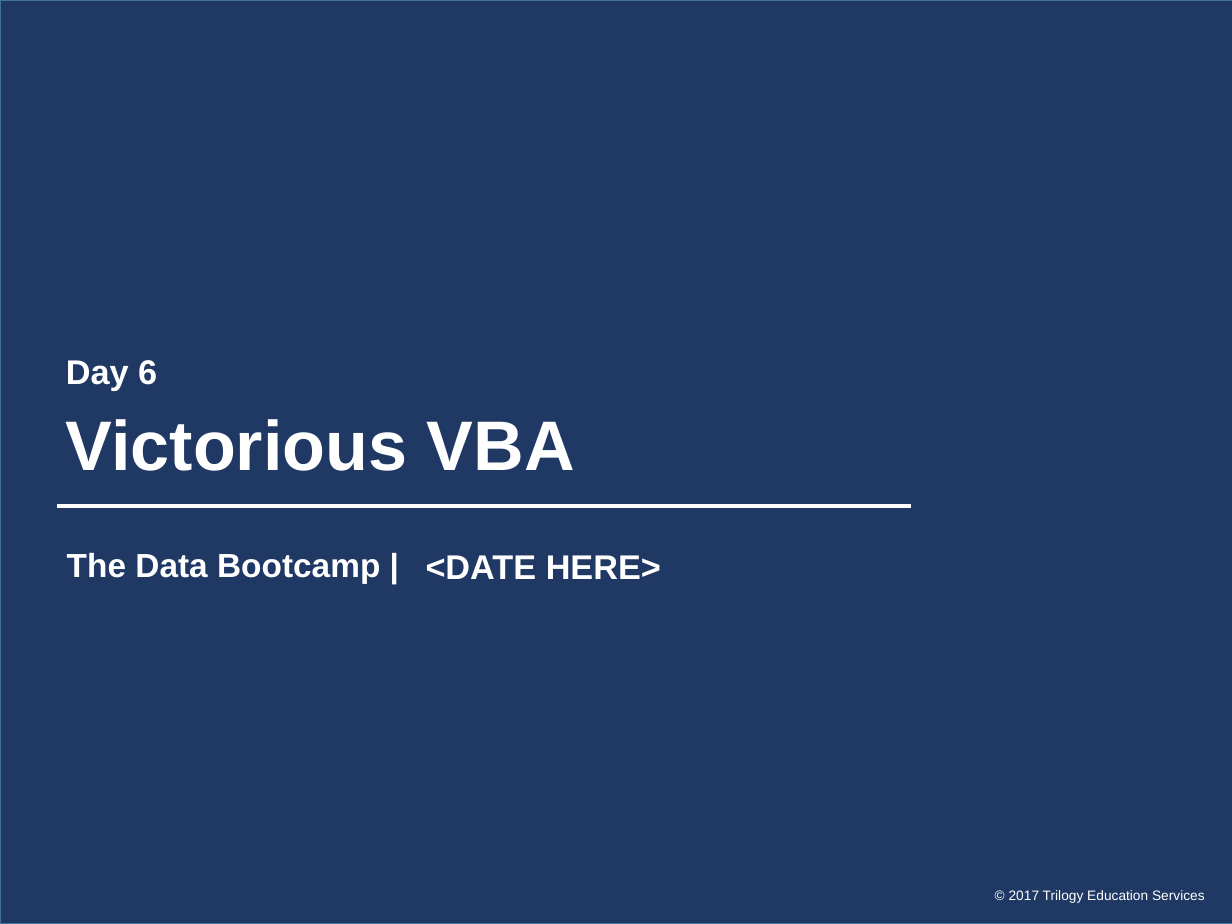
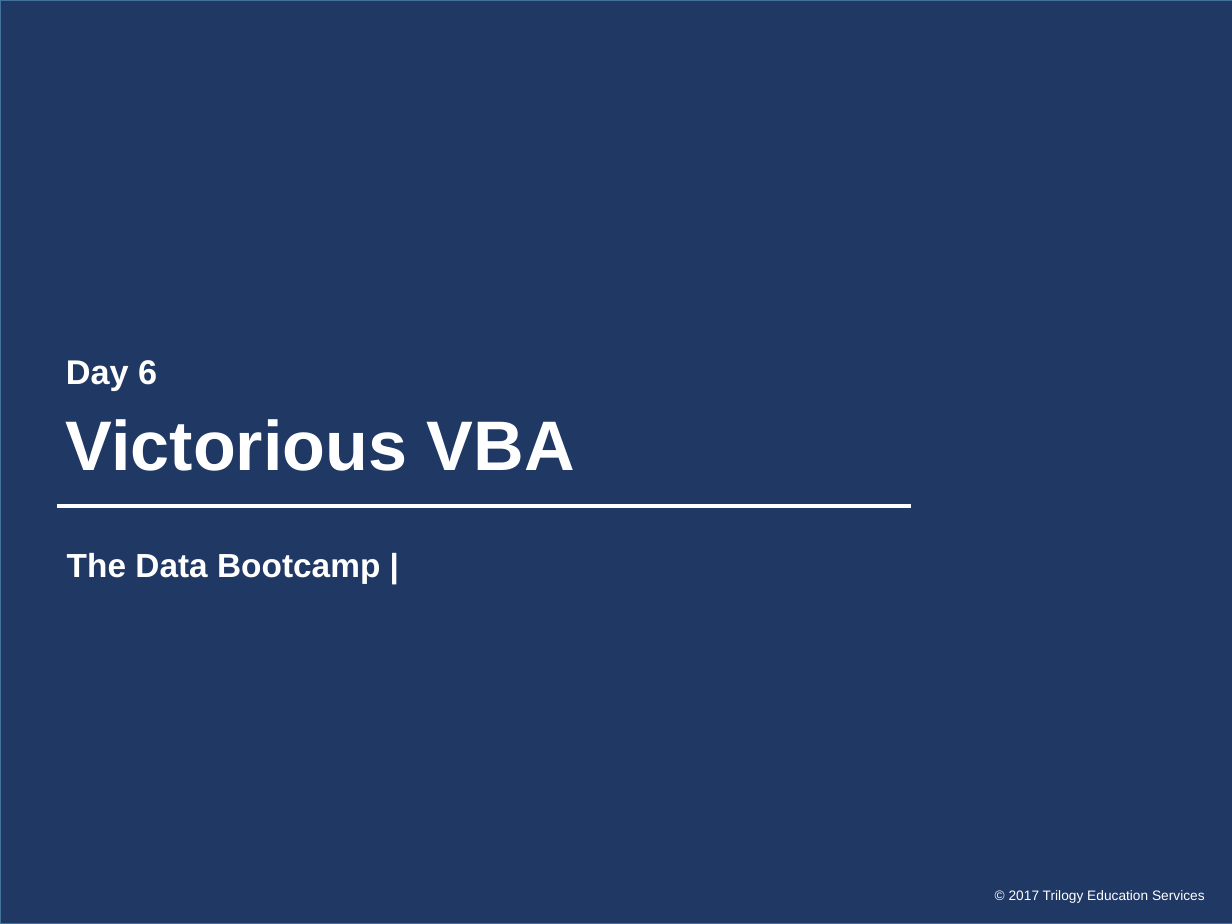
Before and after one commit to SairaJahangir/nubootcamp, a slide deck: slide 1 of ClassContent/02-VBA-Scripting/3/Victorious_VBA.pptx. Drawn at 1232x924 pixels with LibreOffice and Linux fonts; fonts in the diff are those of the drawing. Boxes give left, top, right and bottom in pixels: in the first picture for what was removed or moved away, otherwise in the second. Text is boxed around its words. In the diff, an @@ line names an element or a change of style, - is before the commit and + after.

Commit message:
updated 2.3 ppt

```diff
--- a/ClassContent/02-VBA-Scripting/3/Victorious_VBA.pptx
+++ b/ClassContent/02-VBA-Scripting/3/Victorious_VBA.pptx
@@ text removed at [426, 555, 661, 579] @@
-<DATE HERE>
```
